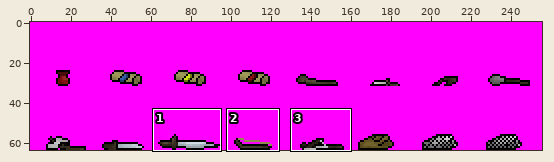
File history of a sprite sheet, web/img/texItems.png. Above, an overview of the earlier version with the close-up marked.
Close-up. First the earlier version:
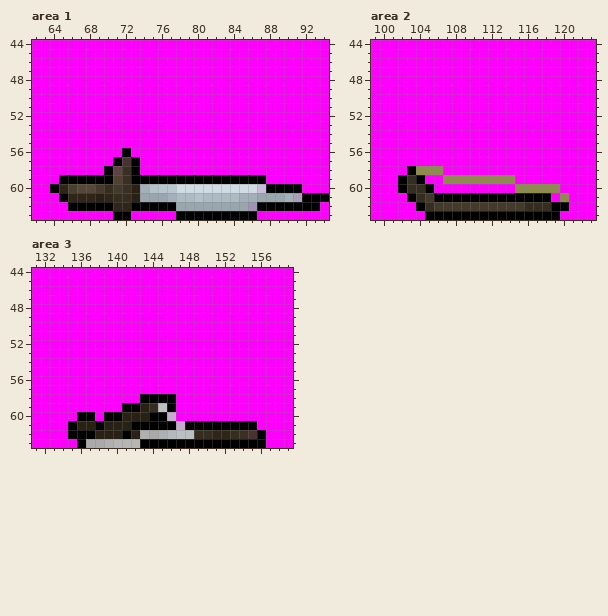
The file is 256x64 pixels. Colours within 5 levels of each other are drawn and written as one. Shown: area 1: x 62..94, y 44..63; area 2: x 99..123, y 44..63; area 3: x 131..159, y 44..63. The commit also changed other parts of the picture, which this record leaves out.
Once edited:
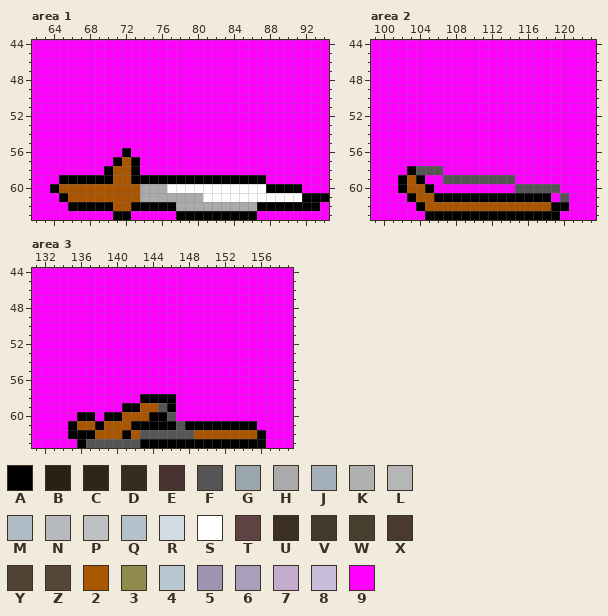
Palette (. is transparent): A #000000  B #282114  C #302519  D #352e20  E #493232  F #555555  G #99a6ae  H #aaaaaa  J #a4b0b9  K #afb0b0  L #b6b6b6  M #aebbc4  N #b7babc  P #bbc0c3  Q #b5c1ca  R #d0dbe3  S #ffffff  T #5f4344  U #3b2e22  V #423a2a  W #48402e  X #493a2d  Y #504233  Z #564738  2 #aa5500  3 #8f8b4f  4 #b8c6d0  5 #9f94b1  6 #a79fbb  7 #c4adcc  8 #c7bcda  9 #ff00ff
Change:
Changed rows in their new state; - is an unchanged pixel.
Area 1:
first column x 65:
57 -------2-------------------
58 ------22-------------------
59 ------22-------------------
60 222222222HHHSSSSSSSSSSS----
61 -22222222HHHHHHHSSSSSSSSSSS
62 ------22-----HHHHHHHHH-----
Area 2:
first column x 103:
58 -FFF--------------
59 2---FFFFFFFF------
60 22----------FFFFF-
61 -22--------------F
62 --22222222222222--
Area 3:
first column x 136:
59 -------22F----------
60 -----222--F---------
61 22-222-----F--------
62 --222-2FFFFFF2222222
63 -FFFFFF-------------
